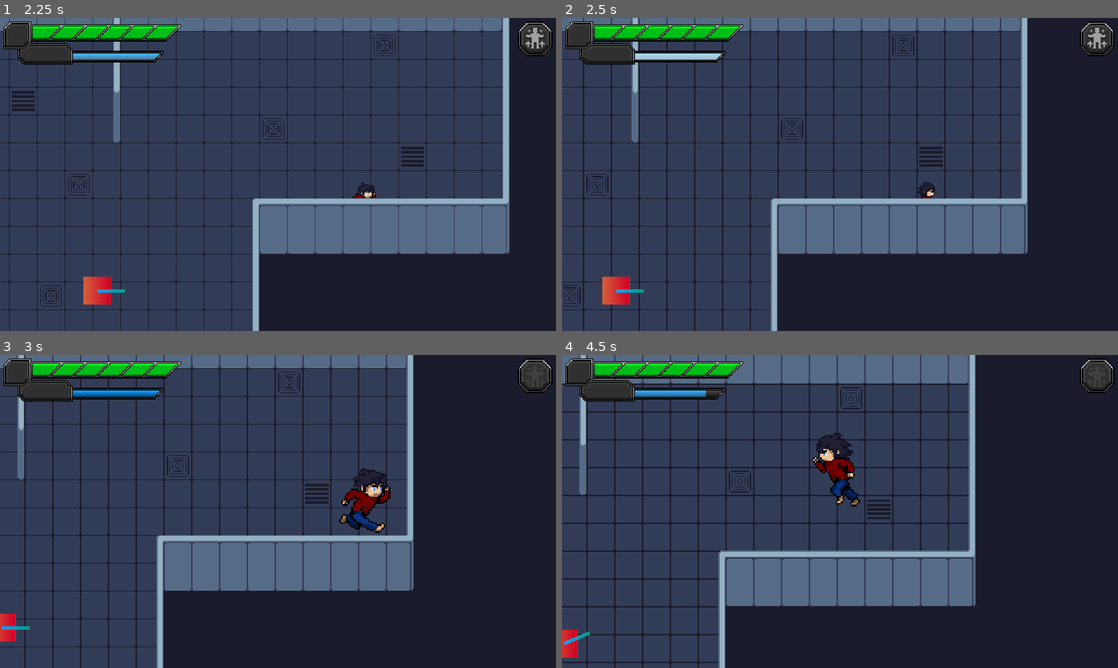
Above: before the commit, frames 1-4 (two rows, left to right).
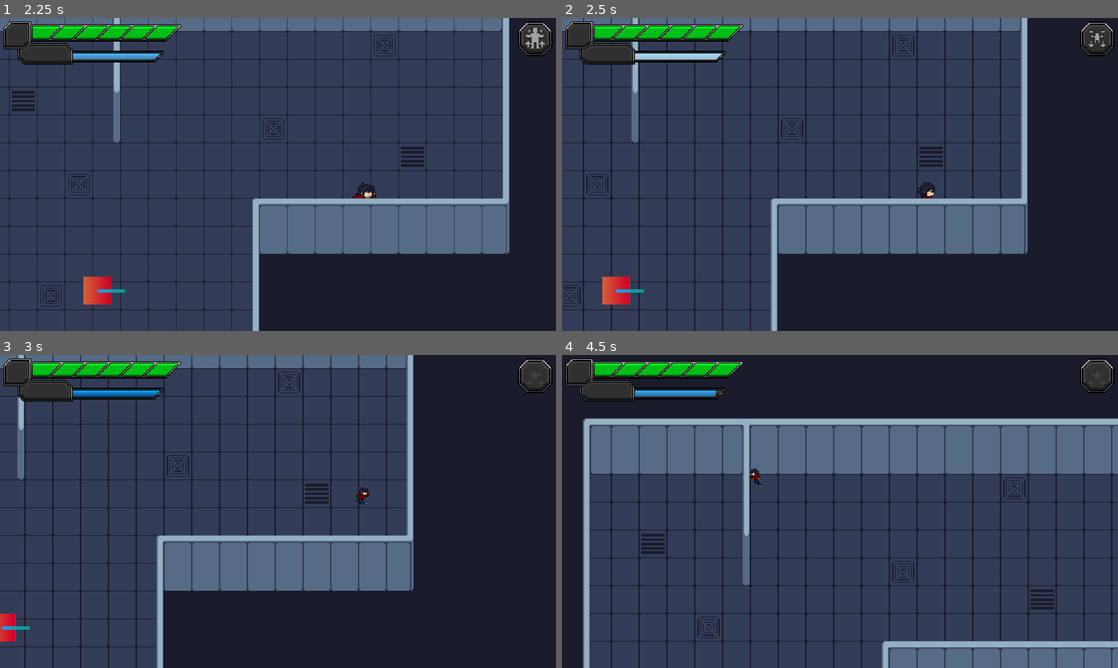
Above: after the commit, the same moments.

Repository: DarrylBD99/Game-Off-2023
Game: Godot game, scene res://Scenes/Levels/LevelTest.tscn
Same seed, same stepped clock (60 frames per second), same inputs: the game is played once before the commit and once after it.
Inputs (mouse positions are in pixels of both pictures, inside the frame that each line leads up to):
- Up to frame 1 (2.25 s): tap Enter at 0.5 s; move the mouse to (400, 158) at 0.52 s; hold D (player_right) 0.53-1.28 s; tap Mouse wheel down (weapon_down, bound only after the commit) at 0.6, 1.55 s; tap Mouse wheel up (weapon_up, bound only after the commit) at 0.8, 1.35 s; move the mouse to (166, 190) at 1.27 s; hold S (player_down) 1.28-2.03 s; move the mouse to (333, 105) at 2.02 s; hold D (player_right) from 2.03 s (still down); hold Q (player_ability) from 2.03 s (still down)
- Up to frame 2 (2.5 s): keep holding D (player_right); keep holding Q (player_ability); tap Mouse wheel up (weapon_up, bound only after the commit) at 2.3 s
- Up to frame 3 (3 s): move the mouse to (250, 574) at 2.77 s; release D (player_right) at 2.78 s; release Q (player_ability) at 2.78 s; hold W (player_up) from 2.78 s (still down); click (250, 574) at 2.85 s
- Up to frame 4 (4.5 s): tap Mouse wheel down (weapon_down, bound only after the commit) at 3.05, 3.6 s; move the mouse to (1006, 558) at 3.52 s; release W (player_up) at 3.53 s; hold A (player_left) from 3.53 s (still down); tap Mouse wheel up (weapon_up, bound only after the commit) at 3.8, 4.35 s; move the mouse to (673, 464) at 4.27 s

Frame 1 is identical in both runs. In frame 2, less than 0.1% of the frame differs, in the area x 94-98%, y 3-10%; in frame 3, 1.0%; in frame 4, 67%, in the area x 0-100%, y 0-100%.

Commit message:
Update project.godot

Diff:
--- a/project.godot
+++ b/project.godot
@@ -70,6 +70,16 @@
 "events": [Object(InputEventKey,"resource_local_to_scene":false,"resource_name":"","device":-1,"window_id":0,"alt_press …(181 unchanged characters)…
 ]
 }
+weapon_up={
+"deadzone": 0.5,
+"events": [Object(InputEventMouseButton,"resource_local_to_scene":false,"resource_name":"","device":-1,"window_id":0,"alt_pressed":false,"shift_pressed":false,"ctrl_pressed":false,"meta_pressed":false,"button_mask":8,"position":Vector2(234, 6),"global_position":Vector2(238, 49),"factor":1.0,"button_index":4,"canceled":false,"pressed":true,"double_click":false,"script":null)
+]
+}
+weapon_down={
+"deadzone": 0.5,
+"events": [Object(InputEventMouseButton,"resource_local_to_scene":false,"resource_name":"","device":-1,"window_id":0,"alt_pressed":false,"shift_pressed":false,"ctrl_pressed":false,"meta_pressed":false,"button_mask":16,"position":Vector2(230, 22),"global_position":Vector2(234, 65),"factor":1.0,"button_index":5,"canceled":false,"pressed":true,"double_click":false,"script":null)
+]
+}
 
 [layer_names]
 
